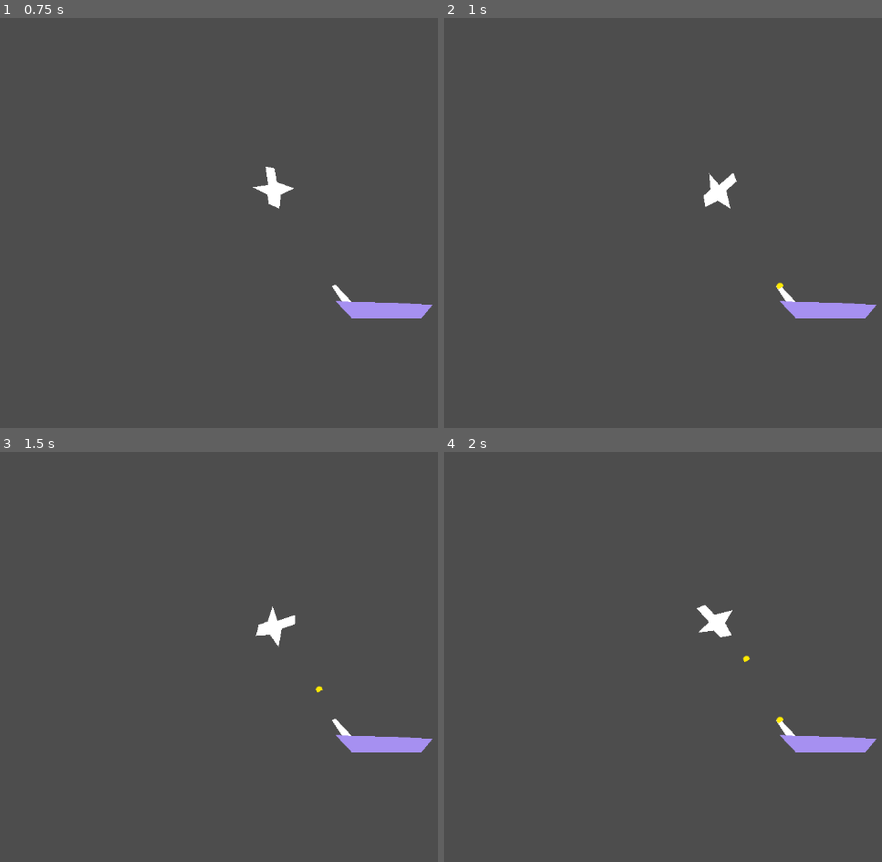
Above: before the commit, frames 1-4 (two rows, left to right).
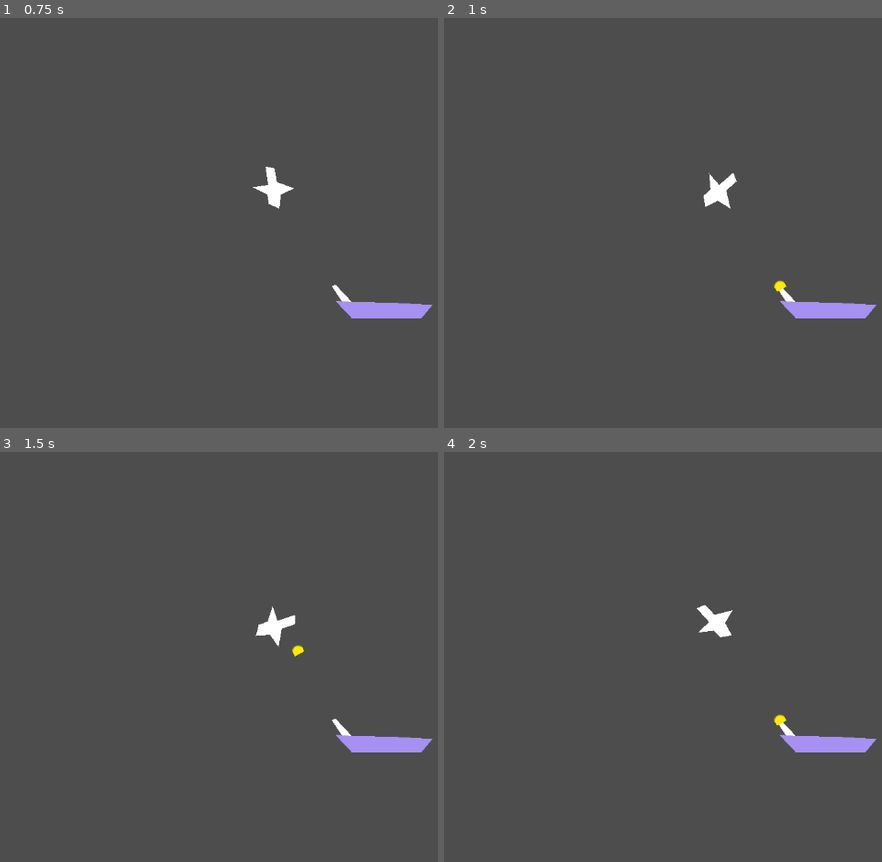
Above: after the commit, the same moments.

Repository: juunp/dogfight
Game: Godot game, scene res://scenes/main.tscn
Two runs of this game, one before a commit and one after it. Both use one fixed random seed, a clock stepped at 60 frames per second and the inputs below.
Inputs (mouse positions are in pixels of both pictures, inside the frame that each line leads up to):
- Up to frame 1 (0.75 s): tap Enter at 0.5, 0.6 s; move the mouse to (outside the picture) at 0.52 s; hold Right (rotate_right) from 0.53 s (still down); click (outside the picture) at 0.67 s
- Up to frame 2 (1 s): keep holding Right (rotate_right)
- Up to frame 3 (1.5 s): move the mouse to (214, 677) at 1.27 s; release Right (rotate_right) at 1.28 s; hold Left (rotate_left) from 1.28 s (still down); tap Keypad Enter at 1.35 s
- Up to frame 4 (2 s): keep holding Left (rotate_left)

Frame 1 is identical in both runs. In frame 2, less than 0.1% of the frame differs, in the area x 75-79%, y 63-67%; in frame 3, less than 0.1%, in the area x 66-74%, y 46-59%; in frame 4, less than 0.1%.

Commit message:
bullets freed after 3s or target touched

Diff:
--- a/scenes/enemies/boats/destroyer.gd
+++ b/scenes/enemies/boats/destroyer.gd
@@ -18,7 +18,7 @@
 func _process(_delta: float) -> void:
 	if player == null:
 		return
-	if angle_to_player_in_view(calculate_angle_to_player(player.global_position)):
+	if calculate_angle_to_player(player.global_position):
 		canon.look_at(player.position)
 
 func _on_timer_timeout() -> void:
@@ -29,14 +29,13 @@
 	player = get_tree().get_first_node_in_group("player")
 
 func can_shoot() -> bool:
-	return angle_to_player_in_view(calculate_angle_to_player(player.global_position))
+	return calculate_angle_to_player(player.global_position)
 
 func calculate_angle_to_player(player_position: Vector2) -> float:
 	var direction = player_position - global_position
-	return rad_to_deg(direction.angle())
+	var angle = rad_to_deg(direction.angle())
+	return angle < _min_angle && angle > _max_angle
 
-func angle_to_player_in_view(angle: float) -> bool:
-	return angle < _min_angle && angle > _max_angle
 
 
 func shoot() -> void:
--- a/scenes/enemies/bullet.gd
+++ b/scenes/enemies/bullet.gd
@@ -1,7 +1,7 @@
 extends CharacterBody2D
 class_name Bullet
 
-@export var SPEED = 110
+@export var SPEED = 250
 
 var direction : float
 var spawnPosition : Vector2
@@ -14,3 +14,9 @@
 func _physics_process(_delta: float) -> void:
 	velocity = Vector2(0, -SPEED).rotated(direction)
 	move_and_slide()
+
+func _on_area_2d_area_entered(area: Area2D) -> void:
+	queue_free()
+
+func _on_timer_timeout() -> void:
+	queue_free() # Replace with function body.
--- a/scenes/enemies/bullet.tscn
+++ b/scenes/enemies/bullet.tscn
@@ -3,18 +3,32 @@
 [ext_resource type="Texture2D" uid="uid://d4gy21ellesr6" path="res://assets/bullet.png" id="1_hl25f"]
 [ext_resource type="Script" uid="uid://i8uw67r5vun8" path="res://scenes/enemies/bullet.gd" id="1_p5aa7"]
 
-[sub_resource type="ConvexPolygonShape2D" id="ConvexPolygonShape2D_hl25f"]
-points = PackedVector2Array(5, 4.5, 5, -1.5, 0, -4.5, -5, -1.5, -5, 4.5)
+[sub_resource type="CapsuleShape2D" id="CapsuleShape2D_p5aa7"]
+radius = 8.0
+height = 16.0
 
 [node name="Bullet" type="CharacterBody2D" groups=["bullets"]]
 z_index = 5
+collision_layer = 2
 script = ExtResource("1_p5aa7")
 
 [node name="Sprite2D" type="Sprite2D" parent="."]
-position = Vector2(0, 0.5)
-scale = Vector2(1, 0.9)
+position = Vector2(2.3841858e-07, 0)
+scale = Vector2(1.7, 1.53)
 texture = ExtResource("1_hl25f")
 
 [node name="CollisionShape2D" type="CollisionShape2D" parent="."]
-position = Vector2(0, 0.5)
-shape = SubResource("ConvexPolygonShape2D_hl25f")
+shape = SubResource("CapsuleShape2D_p5aa7")
+disabled = true
+
+[node name="Area2D" type="Area2D" parent="."]
+
+[node name="CollisionShape2D" type="CollisionShape2D" parent="Area2D"]
+shape = SubResource("CapsuleShape2D_p5aa7")
+
+[node name="Timer" type="Timer" parent="."]
+wait_time = 3.0
+autostart = true
+
+[connection signal="area_entered" from="Area2D" to="." method="_on_area_2d_area_entered"]
+[connection signal="timeout" from="Timer" to="." method="_on_timer_timeout"]
--- a/scenes/player.tscn
+++ b/scenes/player.tscn
@@ -1,8 +1,11 @@
-[gd_scene load_steps=3 format=3 uid="uid://ckllnmq6vc5dp"]
+[gd_scene load_steps=4 format=3 uid="uid://ckllnmq6vc5dp"]
 
 [ext_resource type="Script" uid="uid://4bpxxuov4dkw" path="res://player.gd" id="1_3vyb7"]
 
 [sub_resource type="SpriteFrames" id="SpriteFrames_sh265"]
+
+[sub_resource type="RectangleShape2D" id="RectangleShape2D_3vyb7"]
+size = Vector2(15, 58)
 
 [node name="Player" type="CharacterBody2D" groups=["player"]]
 position = Vector2(438, 274)
@@ -24,3 +27,14 @@
 [node name="boost flames" type="Polygon2D" parent="."]
 color = Color(1, 0.27058825, 0.21176471, 1)
 polygon = PackedVector2Array(-25, -8, -37, -17, -37, -11, -48, -17, -46, -11, -61, -12, -49, -6, -53, 0, -41, -4, -43, 0, -28, -3)
+
+[node name="CollisionShape2D" type="CollisionShape2D" parent="."]
+position = Vector2(1, -6)
+shape = SubResource("RectangleShape2D_3vyb7")
+disabled = true
+
+[node name="Area2D" type="Area2D" parent="."]
+
+[node name="CollisionShape2D" type="CollisionShape2D" parent="Area2D"]
+position = Vector2(1, -6)
+shape = SubResource("RectangleShape2D_3vyb7")
